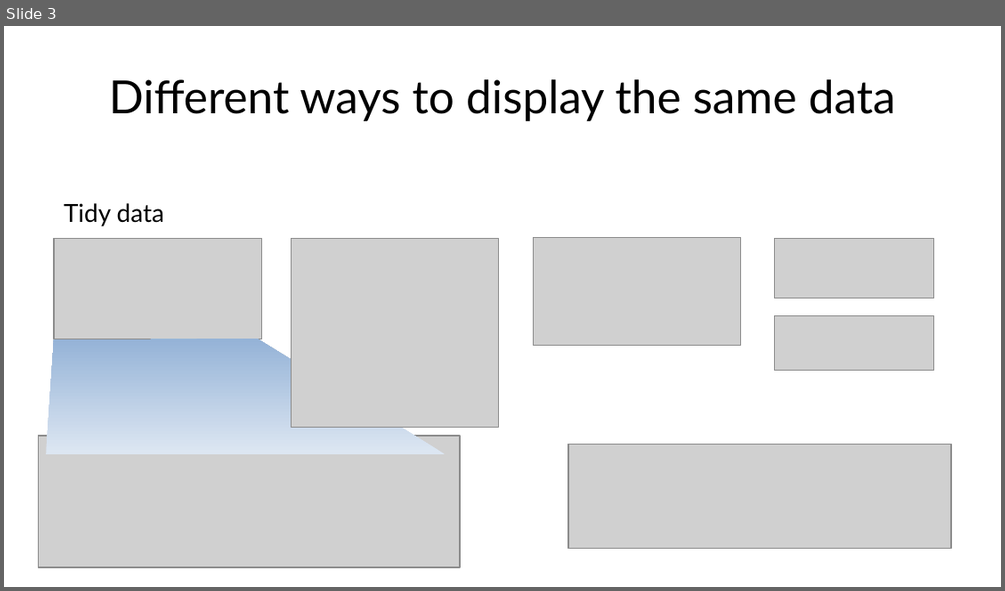
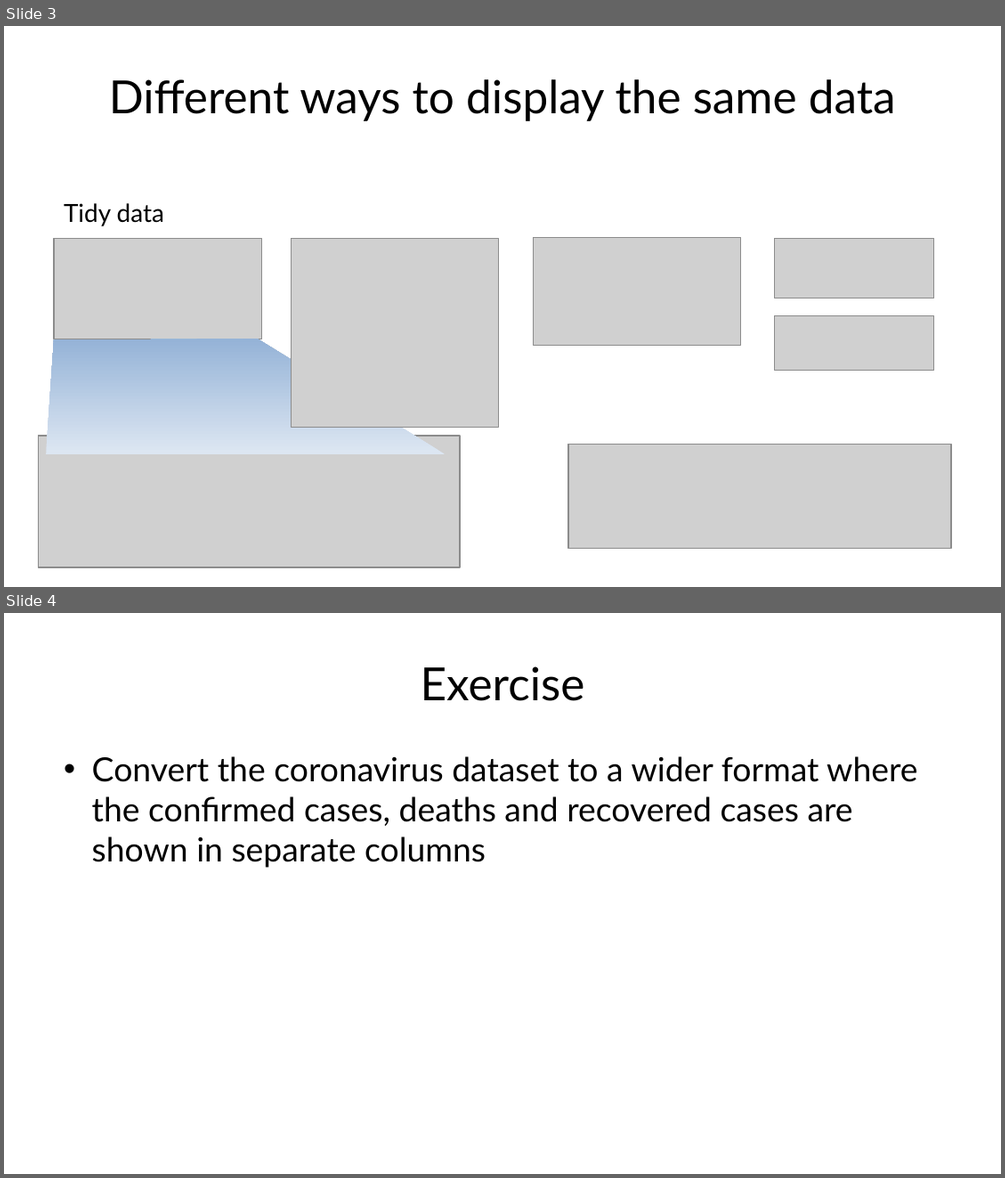
Before and after one commit to nt246/NTRES-6100-data-science, a slide deck: slides/Slides_tidydata.pptx. Shown one above the other, each under a label of ours: slide 3 before the commit, slides 3 and 4 after it. The pictures are 1005x591 and 1005x1178 pixels, drawn with LibreOffice and Linux fonts; fonts in the diff are those of the drawing; grey boxes stand for pictures. Boxes give left, top, right and bottom in pixels: in the first picture for what was removed or moved away, otherwise in the second. Text is boxed around its words. In the diff, an @@ line names an element or a change of style, - is before the commit and + after.

```diff
--- a/slides/Slides_tidydata.pptx
+++ b/slides/Slides_tidydata.pptx
@@ slide 4 added at (4, 613, 1001, 1174), background #FFFFFF @@
@@ title added at (421, 666, 585, 701), 33 pt, text #000000 @@
+Exercise
@@ text added at (92, 756, 917, 868), 24 pt, text #000000 @@
+• Convert the coronavirus dataset to a wider format where the confirmed cases, deaths and recovered cases are shown in separate columns
```
Also in this commit, not shown: 11 other files.
